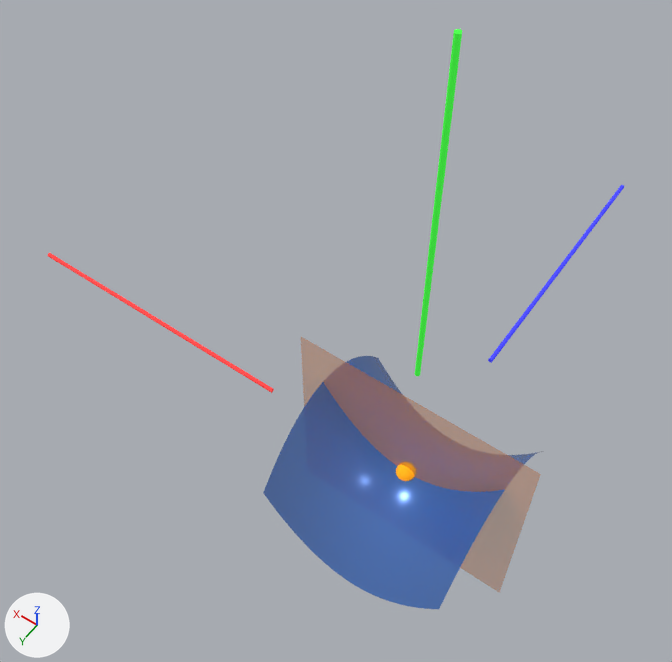
The glTF model public/models/tangent-plane-saddle.glb: old version first, new version second.
Before and after are seen from a camera (50 mm lens) standing at (-0.63, 1.237, 2.432) and looking at (0.38, -0.177, 0.21). The lights are fixed; the arrows at lower left show +X, +Y and +Z. The picture after the commit comes second. Where no turn or scale is listed for an object, it has been applied to the vertices.
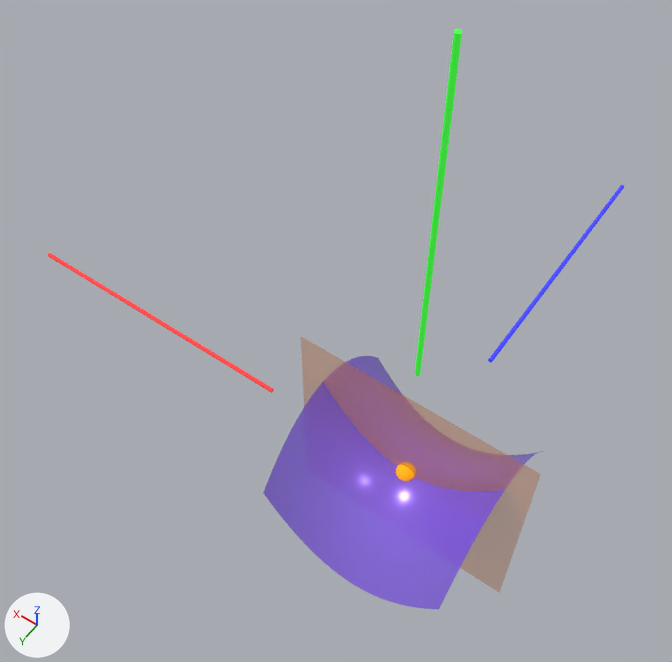
Boxes (x1, y1, x2, y2) around the edits, measured in the pictures (672 x 662 px):
'Mesh_0', recoloured: (263, 356, 539, 609) in both

Patch to the scene script:
```diff
--- a/public/models/tangent-plane-saddle.glb.py
+++ b/public/models/tangent-plane-saddle.glb.py
@@ mat_material_0 @@
 mat_material_0 = principled_material('Material_0')
-mat_material_0.base_color = (0.0075, 0.13, 0.527)  # blue #1565c0
+mat_material_0.base_color = (0.258, 0.107, 0.922)  # purple #8b5cf6
 mat_material_0.metallic = 0.2
```
